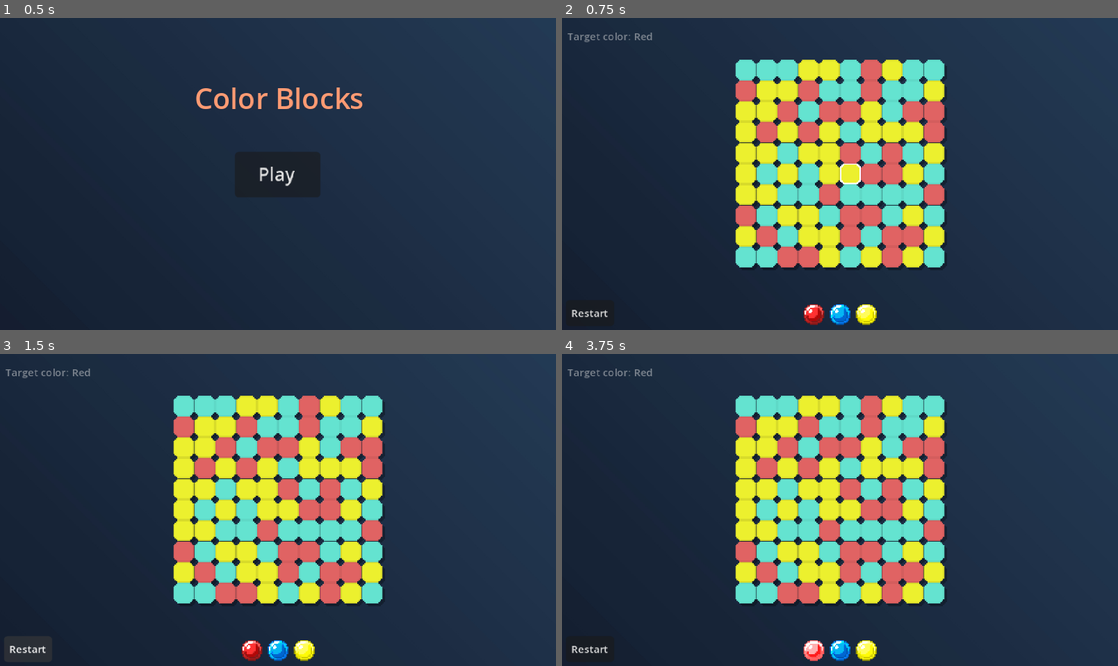
Above: before the commit, frames 1-4 (two rows, left to right).
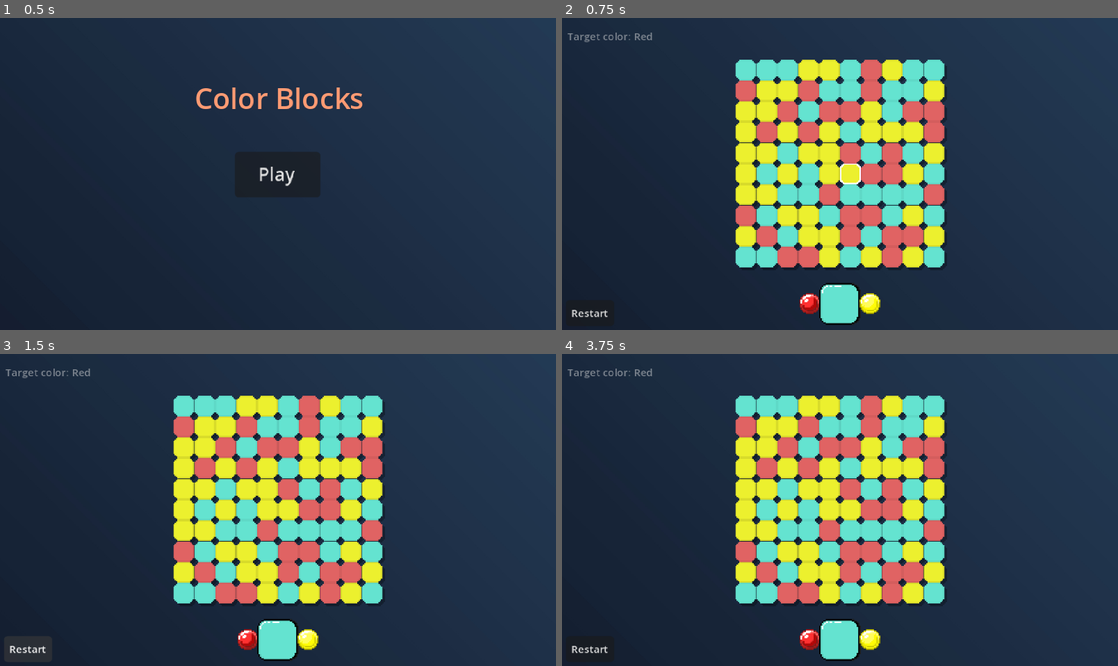
Above: after the commit, the same moments.

Repository: AurelinkZ/color-blocks
Game: Godot game, scene res://Scenes/starting_menu.tscn
Two runs of this game, one before a commit and one after it. Both use one fixed random seed, a clock stepped at 60 frames per second and the inputs below.
Inputs (mouse positions are in pixels of both pictures, inside the frame that each line leads up to):
- Up to frame 1 (0.5 s): no input
- Up to frame 2 (0.75 s): click "Play" at 0.5 s
- Up to frame 3 (1.5 s): click "Restart" at 1.25 s
- Up to frame 4 (3.75 s): click "Restart" at 2 s; click "Restart" at 2.75 s; click (812, 650) at 3.52 s

Frame 1 is identical in both runs. In frame 2, 1.5% of the frame differs, in the area x 42-58%, y 84-99%; in frame 3, 1.5%; in frame 4, 1.6%.

Commit message:
Add selector button assets and update textures
Add new selector button PNGs and their .import metadata for blue, green, red and yellow buttons. Update Scenes/main_level_scene.tscn to set theme_override_constants/separation = -1. Minor whitespace cleanup in Scripts/color _selector.gd. Update Scripts/game_assets.gd to point to the new selector asset paths and add OLD_COLOR_SELECTOR_TEXTURES mapping for the Selector_buttons assets.

Diff:
--- a/Scenes/main_level_scene.tscn
+++ b/Scenes/main_level_scene.tscn
@@ -50,6 +50,7 @@
 offset_bottom = -4.0
 grow_horizontal = 2
 grow_vertical = 0
+theme_override_constants/separation = -1
 alignment = 1
 script = ExtResource("4_acrce")
 
--- a/Scripts/game_assets.gd
+++ b/Scripts/game_assets.gd
@@ -3,10 +3,17 @@
 extends Node
 
 const COLOR_SELECTOR_TEXTURES = {
-	Color.BLUE: [preload("res://Assets/ColorSelector/blue_selector.png"), preload("res://Assets/ColorSelector/blue_selector_selected.png")],
+	Color.BLUE: [preload("res://Assets/Selector_buttons/blue_selector.png"), preload("res://Assets/Selector_buttons/blue_selector.png")],
 	Color.GREEN: [preload("res://Assets/ColorSelector/green_selector.png"), preload("res://Assets/ColorSelector/green_selector_selected.png")],
 	Color.RED: [preload("res://Assets/ColorSelector/red_selector.png"), preload("res://Assets/ColorSelector/red_selector_selected.png")],
 	Color.YELLOW: [preload("res://Assets/ColorSelector/yellow_selector.png"), preload("res://Assets/ColorSelector/yellow_selector_selected.png")]
+}
+
+const OLD_COLOR_SELECTOR_TEXTURES = {
+	Color.BLUE: [preload("res://Assets/Selector_buttons/blue_selector_button.png"), preload("res://Assets/Selector_buttons/blue_selector_button.png")],
+	Color.GREEN: [preload("res://Assets/Selector_buttons/green_selector_button.png"), preload("res://Assets/Selector_buttons/green_selector_button.png")],
+	Color.RED: [preload("res://Assets/Selector_buttons/red_selector_button.png"), preload("res://Assets/Selector_buttons/red_selector_button.png")],
+	Color.YELLOW: [preload("res://Assets/Selector_buttons/yellow_selector_button.png"), preload("res://Assets/Selector_buttons/yellow_selector_button.png")]
 }
 
 const TEXTURES_OLD_BLOCKS = {
Binary file added: Assets/Selector_buttons/blue_selector.png
Not shown, added: Assets/Selector_buttons/blue_selector.png.import
Binary file added: Assets/Selector_buttons/blue_selector_button.png
Not shown, added: Assets/Selector_buttons/blue_selector_button.png.import
Binary file added: Assets/Selector_buttons/green_selector_button.png
Not shown, added: Assets/Selector_buttons/green_selector_button.png.import
Binary file added: Assets/Selector_buttons/red_selector_button.png
Not shown, added: Assets/Selector_buttons/red_selector_button.png.import
Binary file added: Assets/Selector_buttons/yellow_selector_button.png
Not shown, added: Assets/Selector_buttons/yellow_selector_button.png.import
